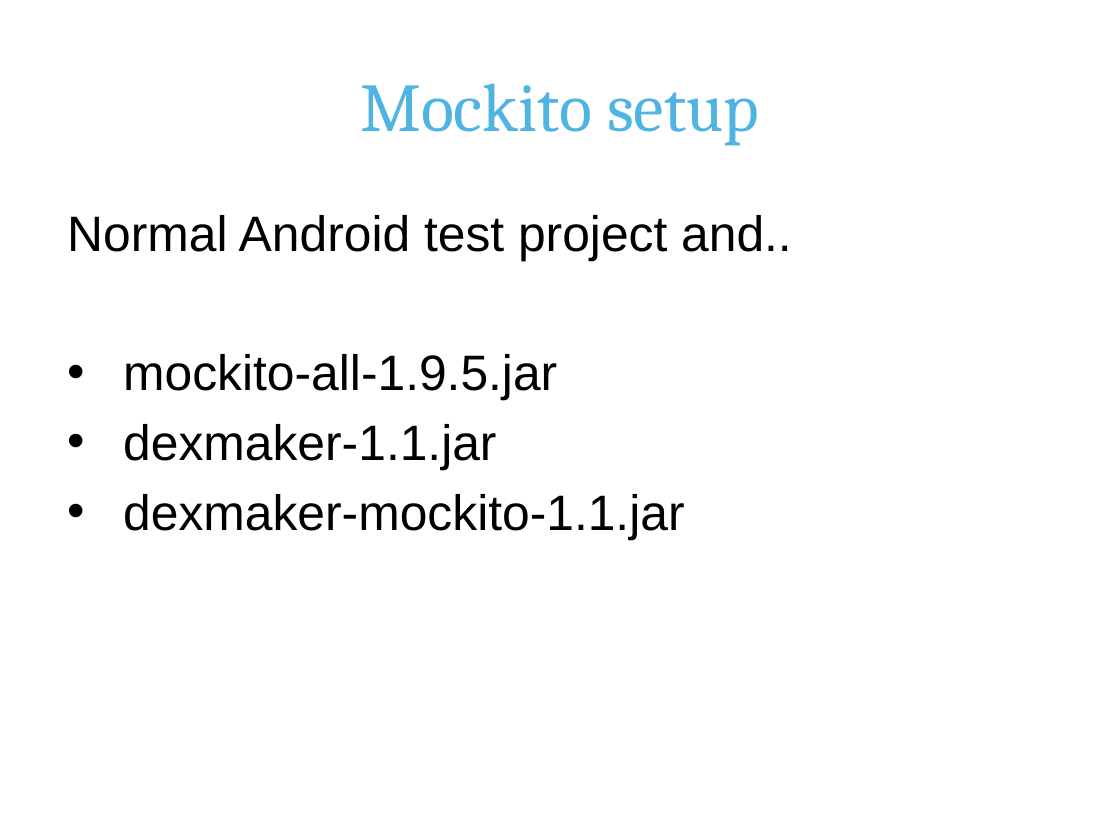
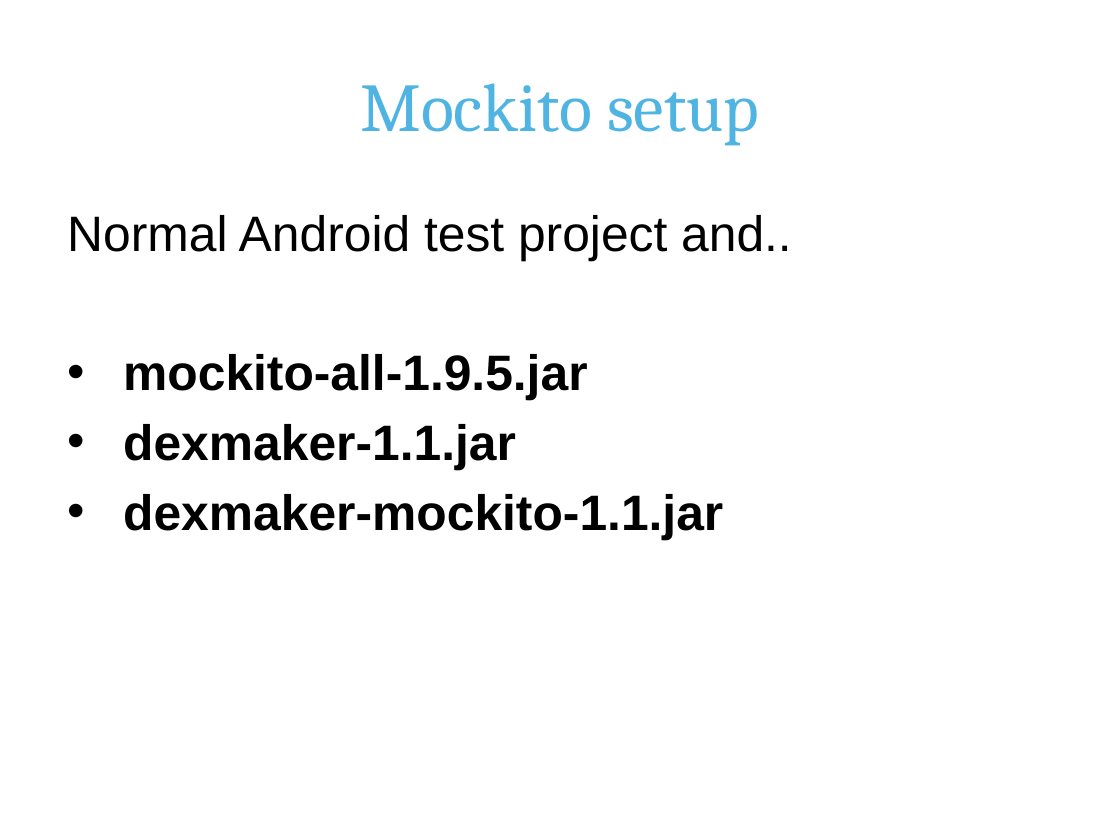
Before and after one commit to erjw/mockito-basic-lab, a slide deck: slide 15 of mockito-presentation.pptx. Drawn at 1120x840 pixels with LibreOffice and Linux fonts; fonts in the diff are those of the drawing; background and template pictures are left out. Boxes give left, top, right and bottom in pixels: in the first picture for what was removed or moved away, otherwise in the second. Text is boxed around its words. In the diff, an @@ line names an element or a change of style, - is before the commit and + after.

```diff
--- a/mockito-presentation.pptx
+++ b/mockito-presentation.pptx
@@ text at (123,354,723,540): bold on in "mockito-all-1.9.5.jar", "dexmaker-1.1.jar", "dexmaker-mockito-1.1.jar" @@
```
Also in this commit, not shown: 7 other slides changed.
